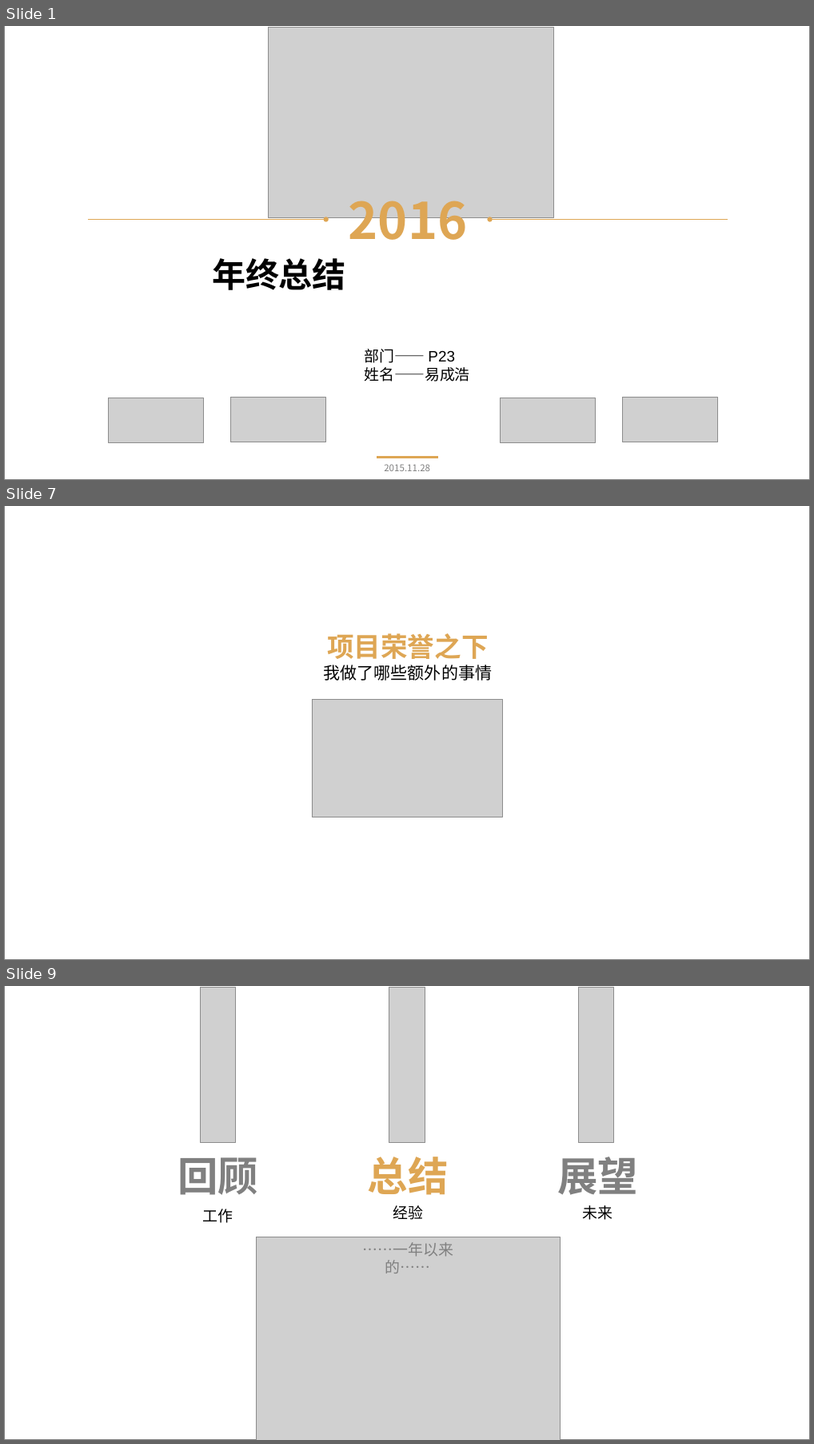
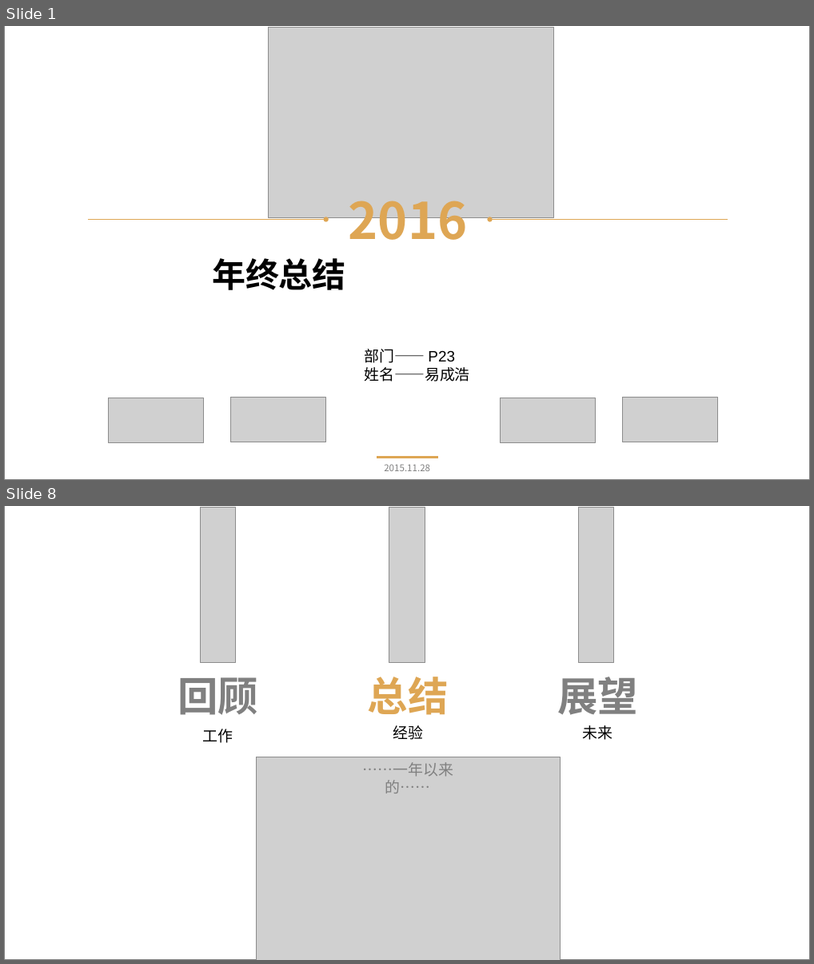
Before and after one commit to 523793658/Air, a slide deck: 2016年终工作总结ppt.pptx. Shown one above the other, each under a label of ours: slides 1, 7 and 9 before the commit, slides 1 and 8 after it; the slides between them are not shown. The pictures are 814x1444 and 814x964 pixels, drawn with LibreOffice and Linux fonts; fonts in the diff are those of the drawing; grey boxes stand for pictures. Boxes give left, top, right and bottom in pixels: in the first picture for what was removed or moved away, otherwise in the second. Text is boxed around its words. In the diff, an @@ line names an element or a change of style, - is before the commit and + after.

```diff
--- a/2016年终工作总结ppt.pptx
+++ b/2016年终工作总结ppt.pptx
@@ slide 7 removed at [4,506,810,960], background #FFFFFF; not listed: 1 template element that a slide beside it also shows @@
@@ text removed at [324,633,492,680] @@
-项目荣誉之下
-我做了哪些额外的事情
@@ picture removed at [312,699,502,817] @@
@@ what was slide 9 is now slide 8 @@
```
Also in this commit, not shown: 3 slides changed, 9 slides added, 8 other slides removed.
